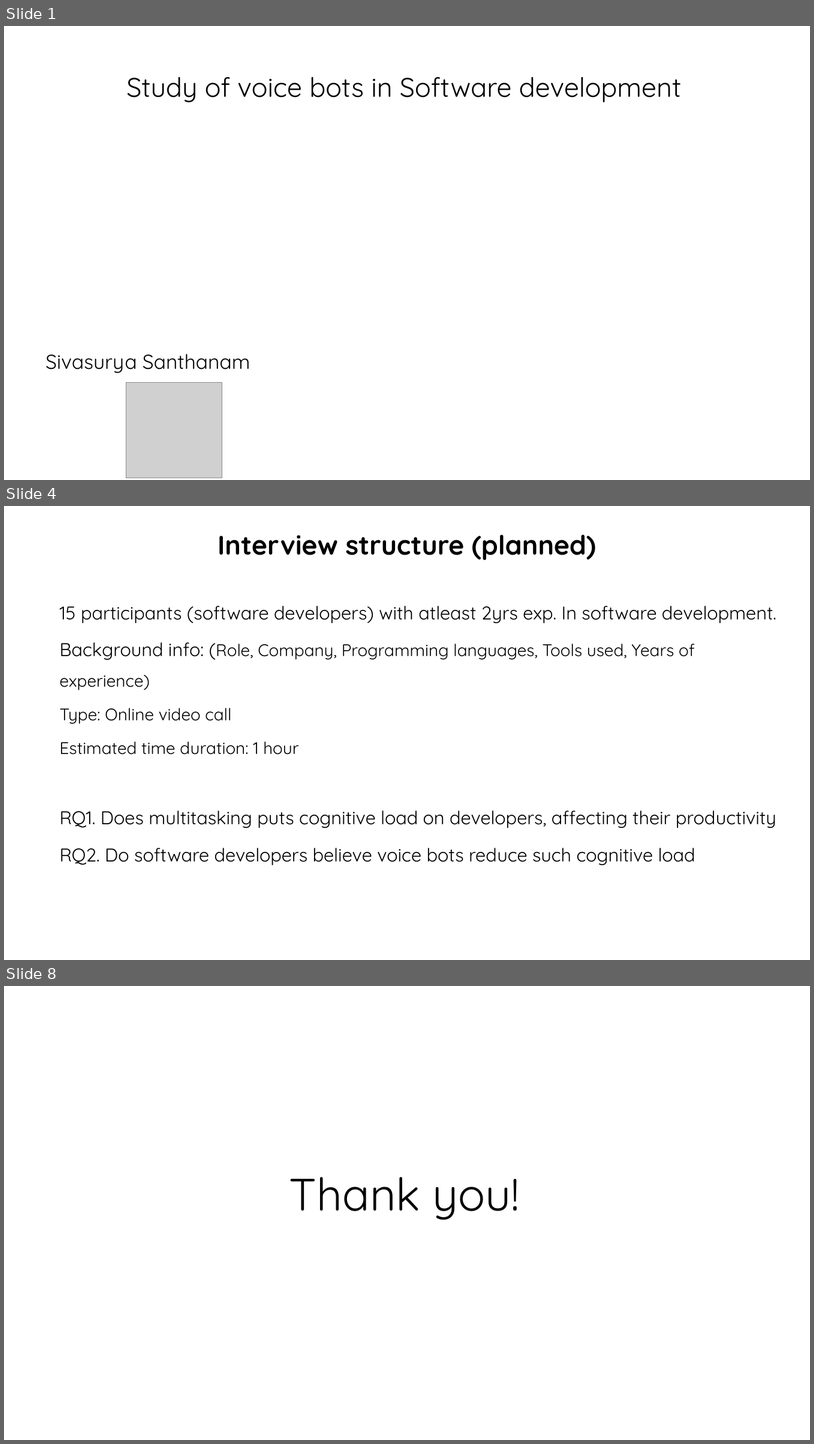
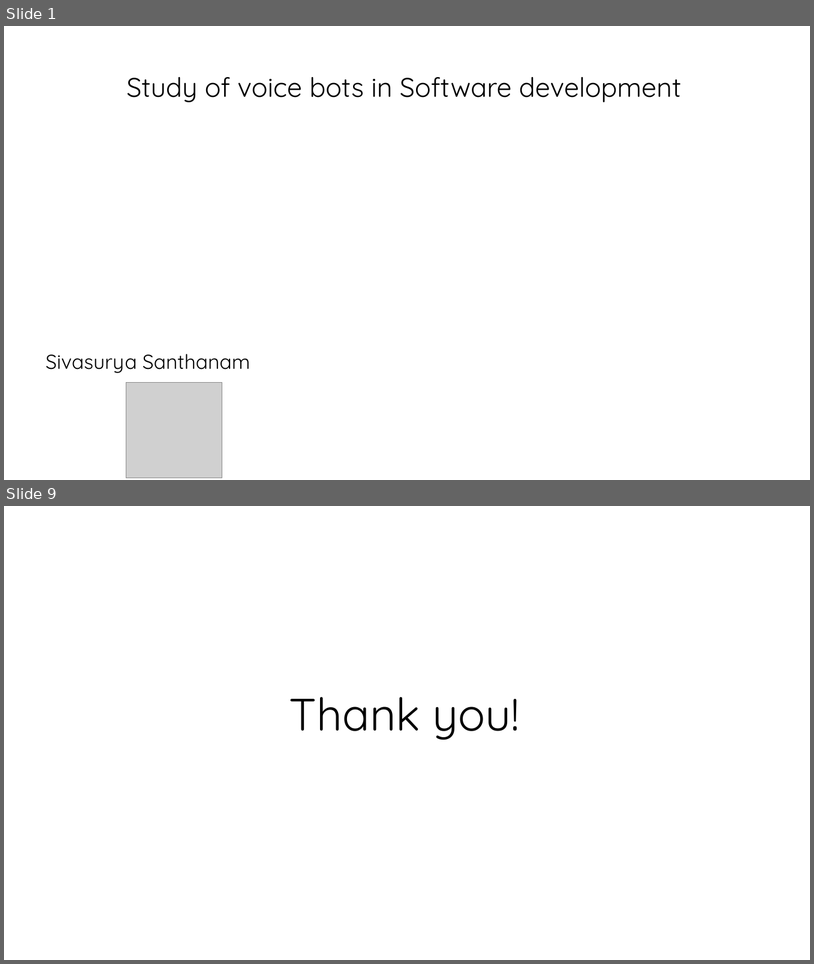
Before and after one commit to chmodsss/interviews-study, a slide deck: interview-artifacts.pptx. Shown one above the other, each under a label of ours: slides 1, 4 and 8 before the commit, slides 1 and 9 after it; the slides between them are not shown. The pictures are 814x1444 and 814x964 pixels, drawn with LibreOffice and Linux fonts; fonts in the diff are those of the drawing; grey boxes stand for pictures; background and template pictures are left out. Boxes give left, top, right and bottom in pixels: in the first picture for what was removed or moved away, otherwise in the second. Text is boxed around its words. In the diff, an @@ line names an element or a change of style, - is before the commit and + after.

```diff
--- a/interview-artifacts.pptx
+++ b/interview-artifacts.pptx
@@ slide 4 removed at <box>4,506,810,960</box>, background #FFFFFF @@
@@ title removed at <box>218,535,596,560</box> @@
-Interview structure (planned)
@@ text removed at <box>60,606,777,865</box> @@
-15 participants (software developers) with atleast 2yrs exp. In software development.
-Background info: (Role, Company, Programming languages, Tools used, Years of experience)
-Type: Online video call
-Estimated time duration: 1 hour
-RQ1. Does multitasking puts cognitive load on developers, affecting their productivity
-RQ2. Do software developers believe voice bots reduce such cognitive load
@@ what was slide 8 is now slide 9 @@
```
Also in this commit, not shown: 2 slides changed, 5 slides added, 3 other slides removed, 1 other file.
